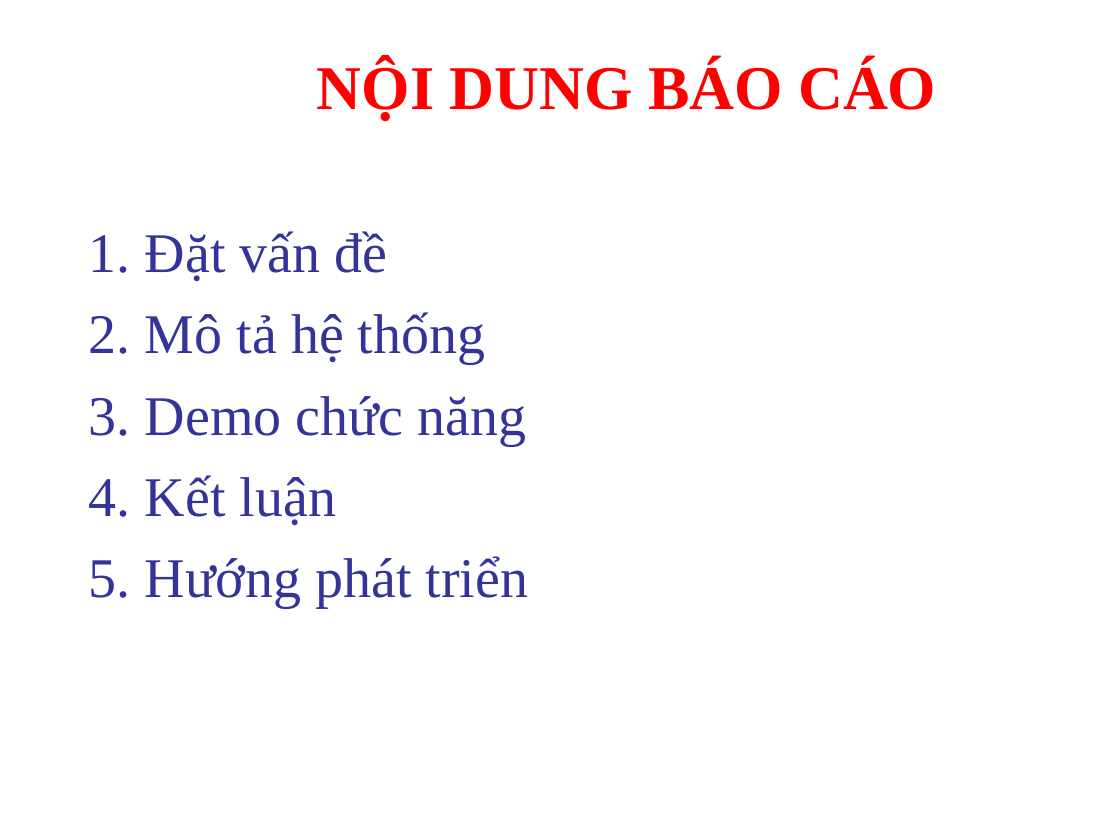
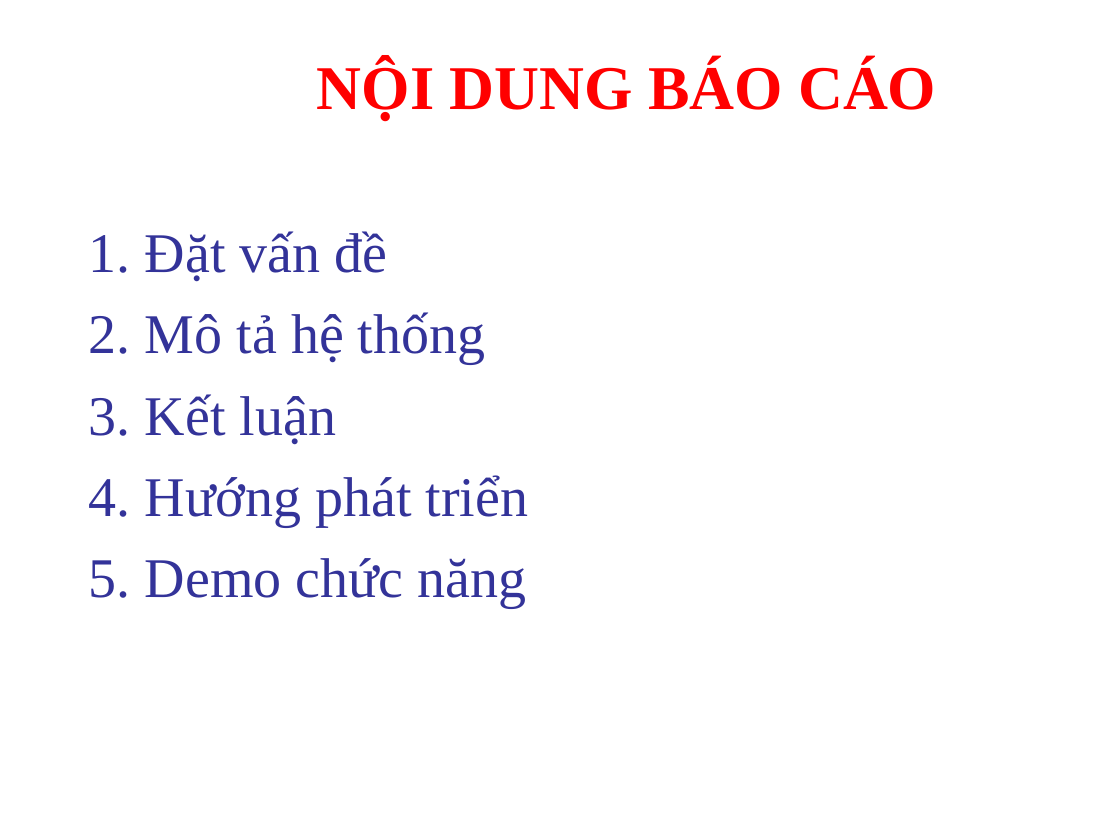
Before and after one commit to anhtan2223/FishLearning---Mobile-App, a slide deck: slide 2 of NLNganh.ppt. Drawn at 1120x840 pixels with LibreOffice and Linux fonts; fonts in the diff are those of the drawing; background and template pictures are left out. Boxes give left, top, right and bottom in pixels: in the first picture for what was removed or moved away, otherwise in the second. Text is boxed around its words. In the diff, an @@ line names an element or a change of style, - is before the commit and + after.

```diff
--- a/NLNganh.ppt
+++ b/NLNganh.ppt
@@ text at (89, 394, 528, 608): text changed @@
-3. Demo chức năng
-4. Kết luận
-5. Hướng phát triển
+3. Kết luận
+4. Hướng phát triển
+5. Demo chức năng
```
Also in this commit, not shown: 3 other slides changed, 3 other files.
